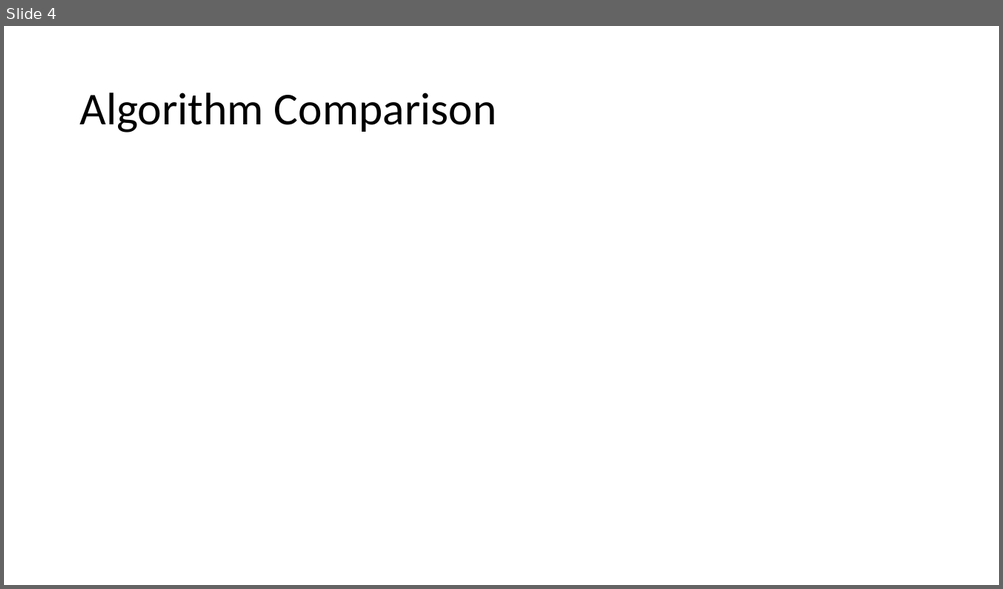
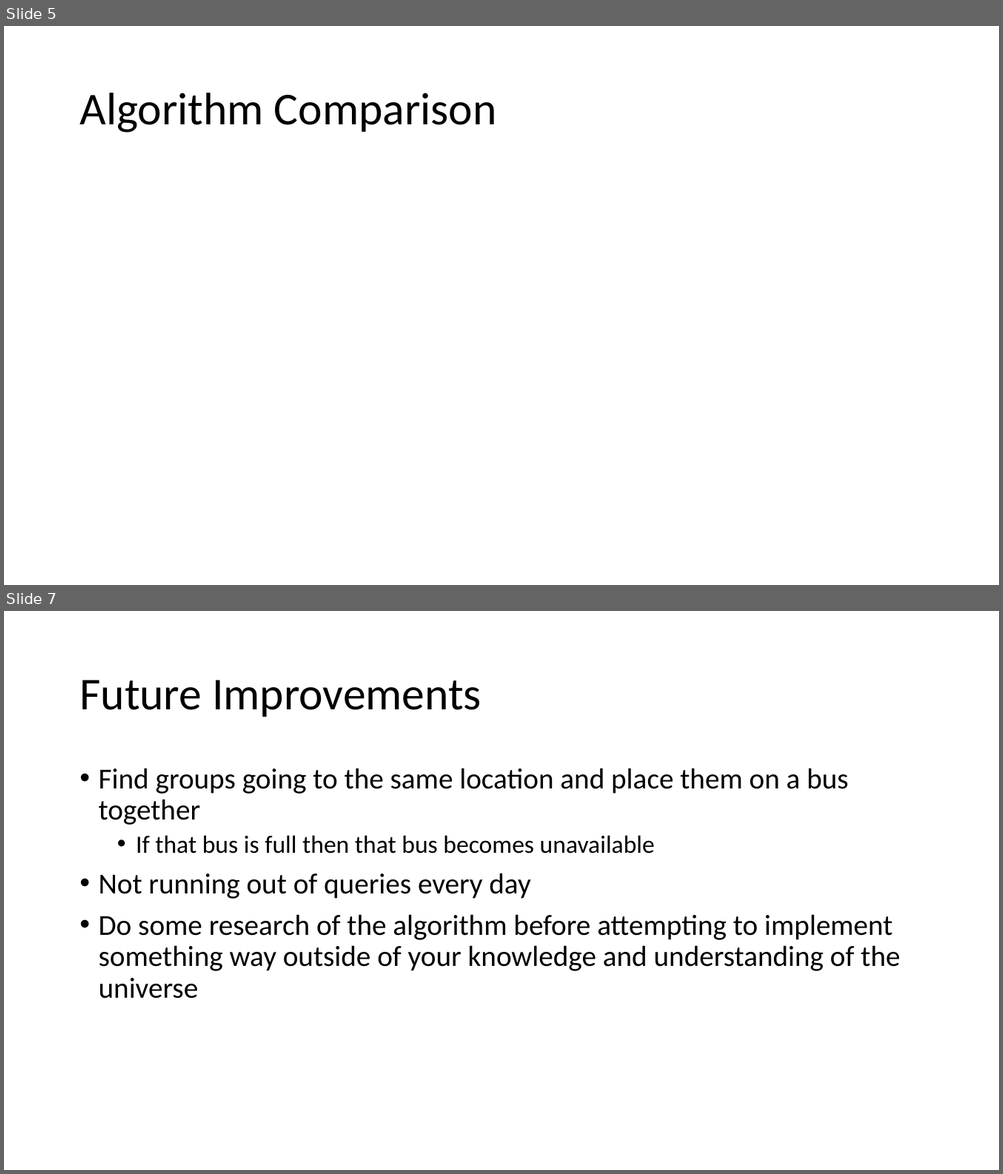
Before and after one commit to KathLevi/CBDBuses, a slide deck: CBDPP.pptx. Shown one above the other, each under a label of ours: slide 4 before the commit, slides 5 and 7 after it; the slides between them are not shown. The pictures are 1003x589 and 1003x1174 pixels, drawn with LibreOffice and Linux fonts; fonts in the diff are those of the drawing. Boxes give left, top, right and bottom in pixels: in the first picture for what was removed or moved away, otherwise in the second. Text is boxed around its words. In the diff, an @@ line names an element or a change of style, - is before the commit and + after.

Commit message:
Updated

```diff
--- a/CBDPP.pptx
+++ b/CBDPP.pptx
@@ slide 7 added at [4, 611, 999, 1170], background #FFFFFF @@
@@ title added at [79, 680, 481, 717], 44 pt, text #000000 @@
+Future Improvements
@@ text added at [99, 768, 899, 999], 28 pt, text #000000 @@
+• Find groups going to the same location and place them on a bus together
+  • If that bus is full then that bus becomes unavailable
+• Not running out of queries every day
+• Do some research of the algorithm before attempting to implement something way outside of your knowledge and understanding of the universe
@@ what was slide 4 is now slide 5 @@
```
Also in this commit, not shown: 1 slide changed, 1 other slide added.
